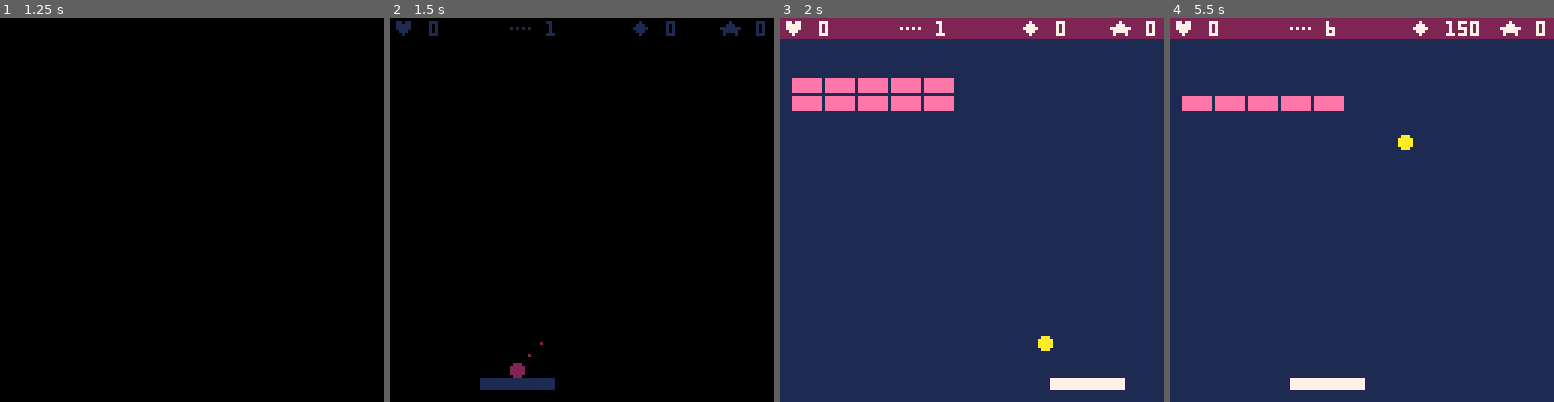
Above: before the commit, frames 1-4 (left to right).
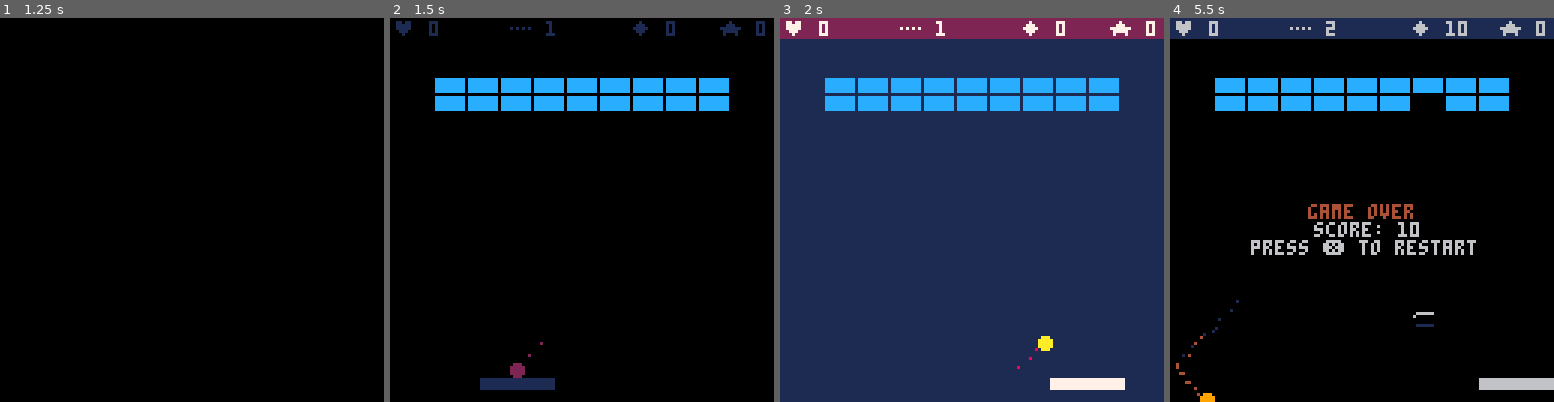
Above: after the commit, the same moments.

Repository: mpicard/pico-breakout
Game: PICO-8 cartridge breakout.p8
Same seed, same stepped clock (60 frames per second), same inputs: the game is played once before the commit and once after it.
Inputs:
- Up to frame 1 (1.25 s): tap X (X key) at 0.33, 1.07 s
- Up to frame 2 (1.5 s): no input
- Up to frame 3 (2 s): hold Right from 1.6 s (still down); tap X (X key) at 1.85 s
- Up to frame 4 (5.5 s): release Right at 2.1 s; hold Right 2.47-3.03 s; tap X (X key) at 2.97, 4.08, 5.2 s; hold Left 3.08-3.58 s; hold Right 4.02-4.68 s; hold Left from 5.08 s (still down)

Frame 1 is identical in both runs. In frame 2, 5.5% of the frame differs, in the area x 11-89%, y 15-25%; in frame 3, 6.1%; in frame 4, 100%, in the area x 0-100%, y 0-100%.

Commit message:
Add particles

Diff:
--- a/breakout.p8
+++ b/breakout.p8
@@ -1,7 +1,7 @@
 pico-8 cartridge // http://www.pico-8.com
 version 16
 __lua__
- -- core
+-- core
 
 function update_ball(_b)
  if sticky then
@@ -95,6 +95,8 @@
 
 	 _b.x = next_x
 		_b.y = next_y
+
+		spawn_trail(_b.x,_b.y)
 
   -- check ball screen
   if next_y>127 then
@@ -266,14 +268,16 @@
 end
 
 function hit_brick(_i,_combo)
-	shake+=0.05
+	shake+=0.06
 	if bricks[_i].t=="b" then
+	 sfx(10)
+	 spawn_brick_particles(_i)
 		bricks[_i].v = false
 		bump_pts(_combo)
-
 	elseif bricks[_i].t=="i" then
 		sfx(10)
 	elseif bricks[_i].t=="h" then
+	 spawn_brick_particles(_i)
 		if powerup==pu.megaball then
 			bricks[_i].v=false
 			bump_pts(_combo)
@@ -282,11 +286,12 @@
 			bricks[_i].t="b"
  	end
 	elseif bricks[_i].t=="p" then
+ 	spawn_brick_particles(_i)
 		bricks[_i].v = false
 		bump_pts(_combo)
 		spawn_pill(bricks[_i].x,bricks[_i].y)
 	elseif bricks[_i].t=="s" then
-	-- todo sfx explosion
+	 -- todo sfx explosion
 		bricks[_i].t="z'"
 		bump_pts(_combo)
 	end
@@ -397,6 +402,7 @@
  frame=(frame+1)%3600
 
  update_blink()
+ update_particles()
 
 	if mode=="game" then
 		update_game()
@@ -409,7 +415,7 @@
 	end
 end
 -->8
--- inits + resets
+-- inits + levels
 
 function _init()
 	cls(2)
@@ -422,10 +428,11 @@
  blnk_c = 7
 	level  = 0
 	levels = {}
-	levels[1]="b4/b4"
+	levels[1]="xp8/xp8"
 	--levels[2]="xp8/xs8/xs8"
 
 	start_timer = -1
+	pz={}
 end
 
 function next_level()
@@ -640,14 +647,6 @@
 
 function draw_game()
 	cls(1)
-	-- ui
-	rectfill(0,0,128,6,2)
-	print("♥ "..lives,1,1,7)
-	print("… "..chain,40,1,7)
-	print("◆ "..pts,80,1,7)
-	print("★ "..powerup,110,1,7)
- -- ball & pad
-	rectfill(pad_x,pad_y,pad_x+pad_w,pad_y+pad_h,pad_c)
 
 	if sticky then
 	 local b = balls[1]
@@ -657,6 +656,8 @@
 	 pset(b.x+b.dx*m*2,
 	      b.y+b.dy*m*2,10)
  end
+
+ draw_particles()
 
  -- draw balls
  for i=1,#balls do
@@ -685,6 +686,14 @@
 	  palt()
 	 end
 	end
+	-- pad
+	rectfill(pad_x,pad_y,pad_x+pad_w,pad_y+pad_h,pad_c)
+	-- ui
+	rectfill(0,0,128,6,2)
+	print("♥ "..lives,1,1,7)
+	print("… "..chain,40,1,7)
+	print("◆ "..pts,80,1,7)
+	print("★ "..powerup,110,1,7)
 end
 
 function _draw()
@@ -757,6 +766,68 @@
  	pal(j,col,1)
  end
 end
+
+function add_particle(_x,_y,_dx,_dy,_t,_age,_c)
+ local p={}
+ p.x    = _x
+ p.y    = _y
+ p.dx   = _dx
+ p.dy   = _dy
+ p.t    = _t
+ p.a    = _age
+ p.ma   = _age
+ p.c    = _c[0]
+ p.cols = _c
+ add(pz,p)
+end
+
+function spawn_trail(_x,_y)
+ if frame%3==0 then return end
+ local a=rnd()
+ local dx=sin(a)*ball_r*0.4
+ local dy=cos(a)*ball_r*0.4
+ add_particle(_x+dx,_y+dy,0,0,0,20+rnd(15),{5,9,8})
+end
+
+function spawn_brick_particles(_i)
+ local b=bricks[_i]
+ for i=1,10 do
+  local a=rnd()
+  local dx=sin(a)*2
+  local dy=cos(a)*2
+  add_particle(b.x,b.y,dx,dy,1,rnd(20)+10,{7})
+ end
+end
+
+function update_particles()
+ local i,p,ci
+ for i=#pz,1,-1 do
+  p=pz[i]
+  p.a-=1
+  if p.a<=0 then del(pz,p)
+  elseif #p.cols==1 then
+   p.c=p.cols[1]
+  else
+   ci = flr(p.a/p.ma*#p.cols)+1
+   p.c=p.cols[ci]
+  end
+  -- gravity
+  if p.t==1 then p.dy+=0.1 end
+
+  p.x+=p.dx
+  p.y+=p.dy
+ end
+end
+
+function draw_particles()
+ local p
+ for i=1,#pz do
+  p=pz[i]
+  --if p.t==0 or p.t==1 then
+  pset(p.x,p.y,p.c)
+  --end
+ end
+end
 __gfx__
 0000000007777770077777700777777007777770077777700777777007777770f666666f00000000000000000000000000000000000000000000000000000000
 000000007ccccccc788888887bbbbbbb7eeeeeee79999999722222227ddddddd6000000000000000000000000000000000000000000000000000000000000000
